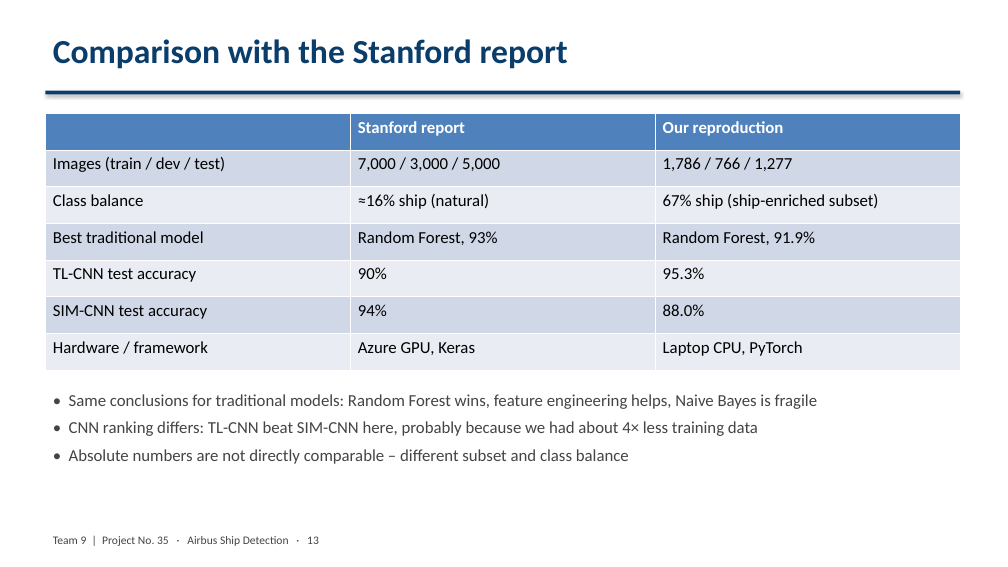
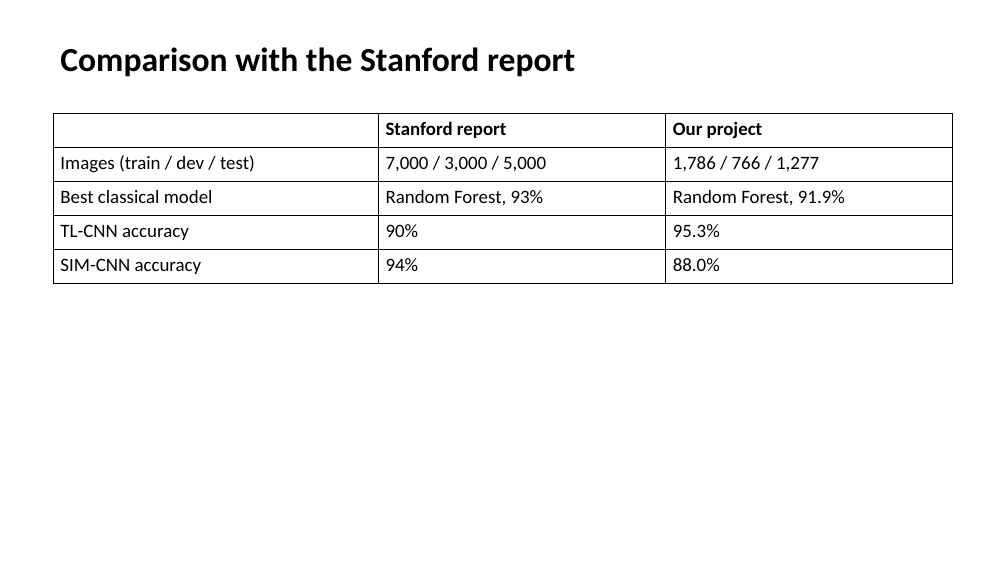
Before and after one commit to satvik1507-hehe/airbus-ship-detection, a slide deck: slide 7 of docs/Team9_Project35_Slides.pptx (slide 13 before the commit). Drawn at 1008x567 pixels with LibreOffice and Linux fonts; fonts in the diff are those of the drawing. Boxes give left, top, right and bottom in pixels: in the first picture for what was removed or moved away, otherwise in the second. Text is boxed around its words. In the diff, an @@ line names an element or a change of style, - is before the commit and + after.

Commit message:
Add live training demo, beginner's guide, plain slide deck and reference papers

```diff
--- a/docs/Team9_Project35_Slides.pptx
+++ b/docs/Team9_Project35_Slides.pptx
@@ text "Comparison with the Stanford report" moved from (x1=53, y1=39, x2=568, y2=69) to (x1=60, y1=47, x2=575, y2=77) @@
@@ text "Comparison with the Stanford report" at (x1=60, y1=47, x2=575, y2=77): text colour #0B3D6B to #000000; more space between paragraphs @@
@@ rectangle removed at (x1=45, y1=91, x2=960, y2=95) @@
@@ table at (x1=53, y1=113, x2=953, y2=284) @@
-row 1, column 3: Our reproduction
+row 1, column 3: Our project
-row 3: Class balance | ≈16% ship (natural) | 67% ship (ship-enriched subset)
-row 4: Best traditional model | Random Forest, 93% | Random Forest, 91.9%
-row 5: TL-CNN test accuracy | 90% | 95.3%
-row 6: SIM-CNN test accuracy | 94% | 88.0%
-row 7: Hardware / framework | Azure GPU, Keras | Laptop CPU, PyTorch
+row 3: Best classical model | Random Forest, 93% | Random Forest, 91.9%
+row 4: TL-CNN accuracy | 90% | 95.3%
+row 5: SIM-CNN accuracy | 94% | 88.0%
@@ table resized from (x1=45, y1=113, x2=960, y2=371) to (x1=53, y1=113, x2=953, y2=284) @@
@@ text removed at (x1=69, y1=394, x2=818, y2=464) @@
-• Same conclusions for traditional models: Random Forest wins, feature engineering helps, Naive Bayes is fragile
-• CNN ranking differs: TL-CNN beat SIM-CNN here, probably because we had about 4× less training data
-• Absolute numbers are not directly comparable – different subset and class balance
@@ text removed at (x1=53, y1=536, x2=319, y2=546) @@
-Team 9 | Project No. 35 · Airbus Ship Detection · 13
```
Also in this commit, not shown: 4 other slides changed, 2 slides added, 10 slides removed, 12 other files.
